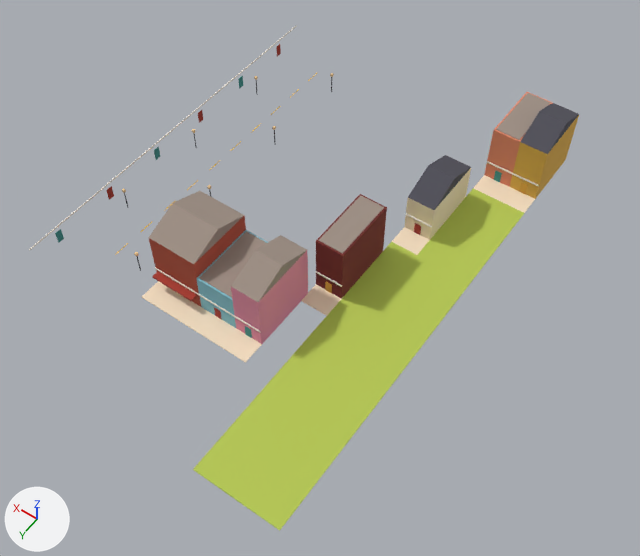
Two versions of the glTF model newcity/chunk_0_1.glb, one commit apart.
Before and after are seen from a 50 mm camera at (-29.6, -11.8, 112.9) aimed at (20.7, -82.2, 2.4). Arrows for +X, +Y and +Z are at lower left; the lights stay in place. The older version comes first. Vertices at exactly the same position are counted once.

In view in the first picture: 'chunk_0_1__building', 'chunk_0_1__ground' and 1 more.
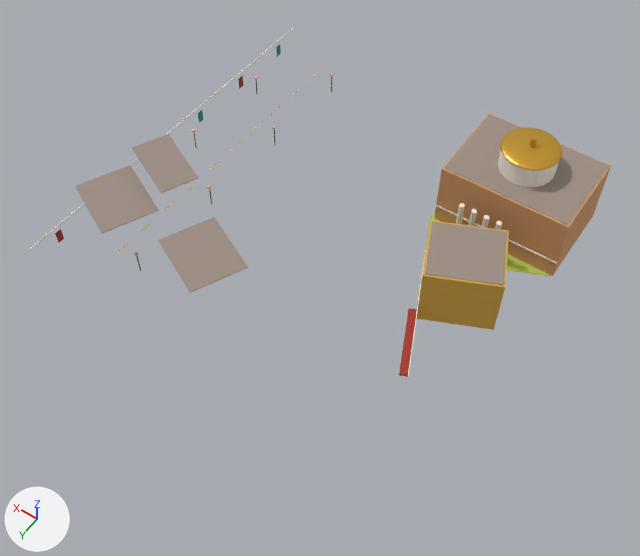
What differs and where, as boxes [x1, y1, x2, y2] in the pictures (640 x 556 px; the box of a moved part takes in the faces that stretch with it):
'chunk_0_1__building', reshaped (10% taller)
    before: [29, 25, 579, 344]
    after: [29, 25, 611, 377]
'chunk_0_1__ground', reshaped (14% wider, 56% shorter)
    before: [115, 73, 535, 531]
    after: [115, 73, 593, 276]
'chunk_0_1__statehouse', added
    after: [456, 127, 562, 230]
    faces in mat_nc_gold (orange #d9a93a): [500, 127, 562, 170]
    faces in mat_nc_white (white #f6efe4): [456, 150, 559, 230]
part 1 of me_bld_beacon_n14, moved or reshaped
    before: [199, 231, 266, 298]
    after: [132, 134, 198, 193]
part 2 of me_bld_beacon_n14, moved or reshaped (not visible afterwards)
    before: [414, 223, 421, 235]
part 3 of me_bld_beacon_n14, moved or reshaped (not visible afterwards)
    before: [325, 281, 332, 293]
part 4 of me_bld_beacon_n14, moved or reshaped (not visible afterwards)
    before: [405, 213, 432, 228]
part 5 of me_bld_beacon_n14, deleted
    before: [148, 92, 579, 344]
part 6 of me_bld_beacon_n14, built on
    before: [404, 155, 471, 240]
    after: [75, 113, 611, 377]
part 7 of me_bld_beacon_n14, recoloured
    both: [55, 76, 243, 243]
part 8 of me_bld_beacon_n14, recoloured
    before: [106, 44, 281, 200]
    after: [198, 44, 281, 123]
part 9 of me_lawn_common_v14_lawn, deleted
    before: [193, 175, 535, 531]
part 10 of me_lawn_common_v14_lawn, deleted (beige)
    before: [142, 281, 262, 363]
part 11 of me_lawn_common_v14_lawn, deleted (beige)
    before: [301, 285, 341, 316]
part 12 of me_lawn_common_v14_lawn, added
    after: [426, 213, 593, 276]

The change, as a list of edits to the scene's bpy script:
```text
Change me_bld_beacon_n14:
    remove me_bld_beacon_n14.from_pydata(...)  # 264 vertices, 450 faces; spans x 1.5..61.5, y -131.3..-59.0, z 0.0..13.2
    add me_bld_beacon_n14.from_pydata(...)  # 188 vertices, 302 faces; spans x -8.6..61.5, y -131.0..-59.0, z 0.0..14.3
    me_bld_beacon_n14 part 1: the loose piece of 8 vertices spanning x 26.8..33.2, y -79.7..-68.3, z 7.4..7.5 is turned -114.3 degrees about the z axis through its middle, then moved by (18.4, -5.1, 6.8)
    me_bld_beacon_n14 part 2: the loose piece of 8 vertices spanning x 13.4..14.6, y -100.7, z 0.0..2.4 is turned 115.4 degrees about the z axis through its middle, then moved by (-6.7, 9.9, 0.0), in mat_nc_door_mustard (orange #d9a33a)
    me_bld_beacon_n14 part 3: the loose piece of 8 vertices spanning x 18.4..19.6, y -82.2..-82.1, z 0.0..2.4 is turned 115.4 degrees about the z axis through its middle, then moved by (-16.9, 2.2, 0.0), in mat_nc_door_teal (cyan #3f8f8a)
    me_bld_beacon_n14 part 4: the loose piece of 8 vertices spanning x 11.5..16.5, y -100.7..-100.6, z 3.3..3.6 is scaled about its middle by (-0.24, -0.5, 8), then moved by (-11.6, -4.8, -2.2), in mat_nc_door_teal (cyan #3f8f8a)
    me_bld_beacon_n14 part 5: 14 loose pieces with 146 vertices, spanning x 1.5..42.5, y -131.3..-66.6, z 0.0..13.2, are deleted
    me_bld_beacon_n14 part 6
    10 vertices are removed from x 11.5..16.5, y -112.7..-100.7, z 0.0..9.8
    18 faces are deleted
    80 vertices are added at x -8.6..59.2, y -121.7..-63.7, z 0.0..12.1
    48 new faces join them, mat_nc_roof (brown #9e8f84)
    12 new faces join them, mat_nc_mustard (orange #e0b04a)
    36 new faces join them, mat_nc_white (white #f6efe4)
    12 new faces join them, mat_nc_door_red (red #a83a2c)
    12 new faces join them, mat_nc_ochre (beige #d9a06e)
    me_bld_beacon_n14 part 7: 36 faces spanning x 61.4..61.5, y -113.6..-64.4, z 0.0..2.4 switch from mat_nc_door_teal (cyan #3f8f8a) to mat_nc_door_red (red #a83a2c)
    me_bld_beacon_n14 part 8: 36 faces spanning x 61.4..61.5, y -125.6..-76.4, z 0.0..2.4 switch from mat_nc_door_red (red #a83a2c) to mat_nc_door_teal (cyan #3f8f8a)
    remove me_bld_beacon_n14.materials.append(mat_nc_roof_slate)  # dark grey #4f4e58
    remove me_bld_beacon_n14.materials.append(mat_nc_salmon)  # orange #e58a6a
    remove me_bld_beacon_n14.materials.append(mat_nc_cream)  # beige #f1dfc0
    remove me_bld_beacon_n14.materials.append(mat_nc_brick_deep)  # dark red #772926
    remove me_bld_beacon_n14.materials.append(mat_nc_pink)  # pink #e58fa8
    remove me_bld_beacon_n14.materials.append(mat_nc_teal_light)  # cyan #85c1cf
    remove me_bld_beacon_n14.materials.append(mat_nc_brick)  # red #b5523b
    add me_bld_beacon_n14.materials.append(mat_nc_ochre)  # beige #d9a06e
Change me_lawn_common_v14_lawn:
    remove me_lawn_common_v14_lawn.from_pydata(...)  # 132 vertices, 226 faces; spans x 1.5..52.1, y -125.0..-46.1, z 0.0..0.2
    add me_lawn_common_v14_lawn.from_pydata(...)  # 90 vertices, 136 faces; spans x -8.6..52.1, y -125.0..-68.0, z 0.0..0.2
    me_lawn_common_v14_lawn part 9: the loose piece of 28 vertices spanning x 1.5..16.5, y -119.3..-46.1, z 0.0..0.2 is deleted
    me_lawn_common_v14_lawn part 10: the loose piece of 16 vertices spanning x 21.5..42.5, y -68.0..-64.0, z 0.0..0.2 is deleted
    me_lawn_common_v14_lawn part 11: the loose piece of 8 vertices spanning x 16.5..21.5, y -82.2..-78.2, z 0.0..0.2 is deleted
    me_lawn_common_v14_lawn part 12
    10 vertices are added at x -8.6..14.0, y -121.7..-96.8, z 0.0..0.2
    16 new faces join them, mat_nc_lawn (green #b6c852)
    remove me_lawn_common_v14_lawn.materials.append(mat_nc_path_cream_light)  # beige #fae4c6
Add ob_chunk_0_1__statehouse:
    ob_chunk_0_1__statehouse = bpy.data.objects.new('chunk_0_1__statehouse', me_sh_drum)  # 337 vertices, 646 faces; spans x -2.2..8.3, y -118.3..-102.5, z 0.0..18.3; in mat_nc_white (white #f6efe4), mat_nc_gold (orange #d9a93a)
    ob_chunk_0_1__statehouse.location = (0.0, 0.0, 0.0)
```
